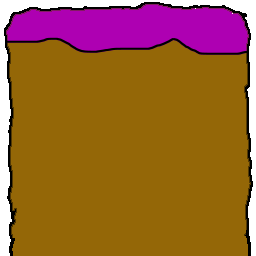
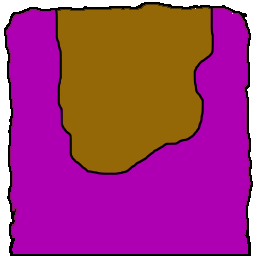
Before/after of a (256, 256) layered artwork. What changed in the layer stack:
hid "ND Middle" over [6, 4, 251, 256]
added layer "ND Middle-New" above "ND" over [6, 4, 251, 256]
